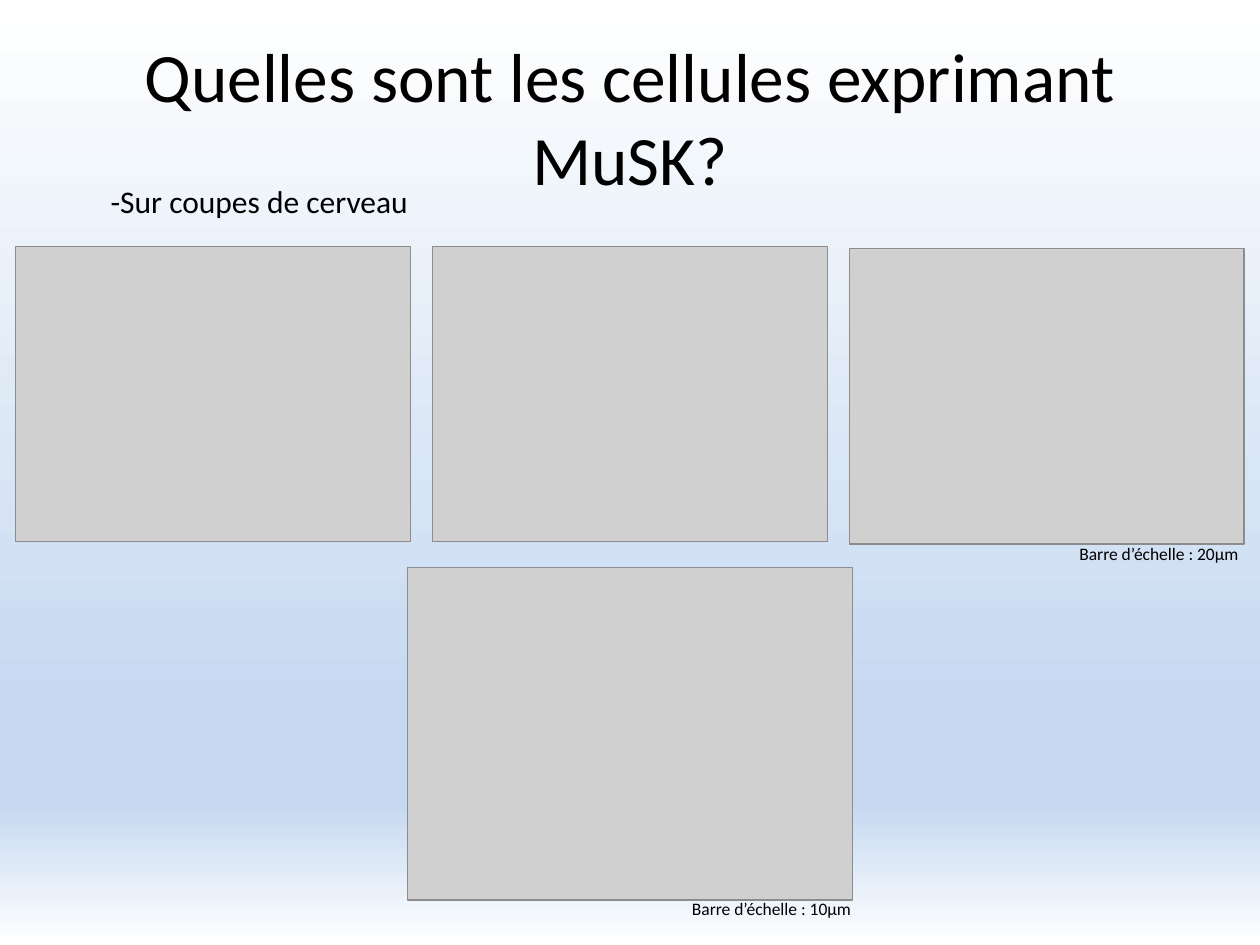
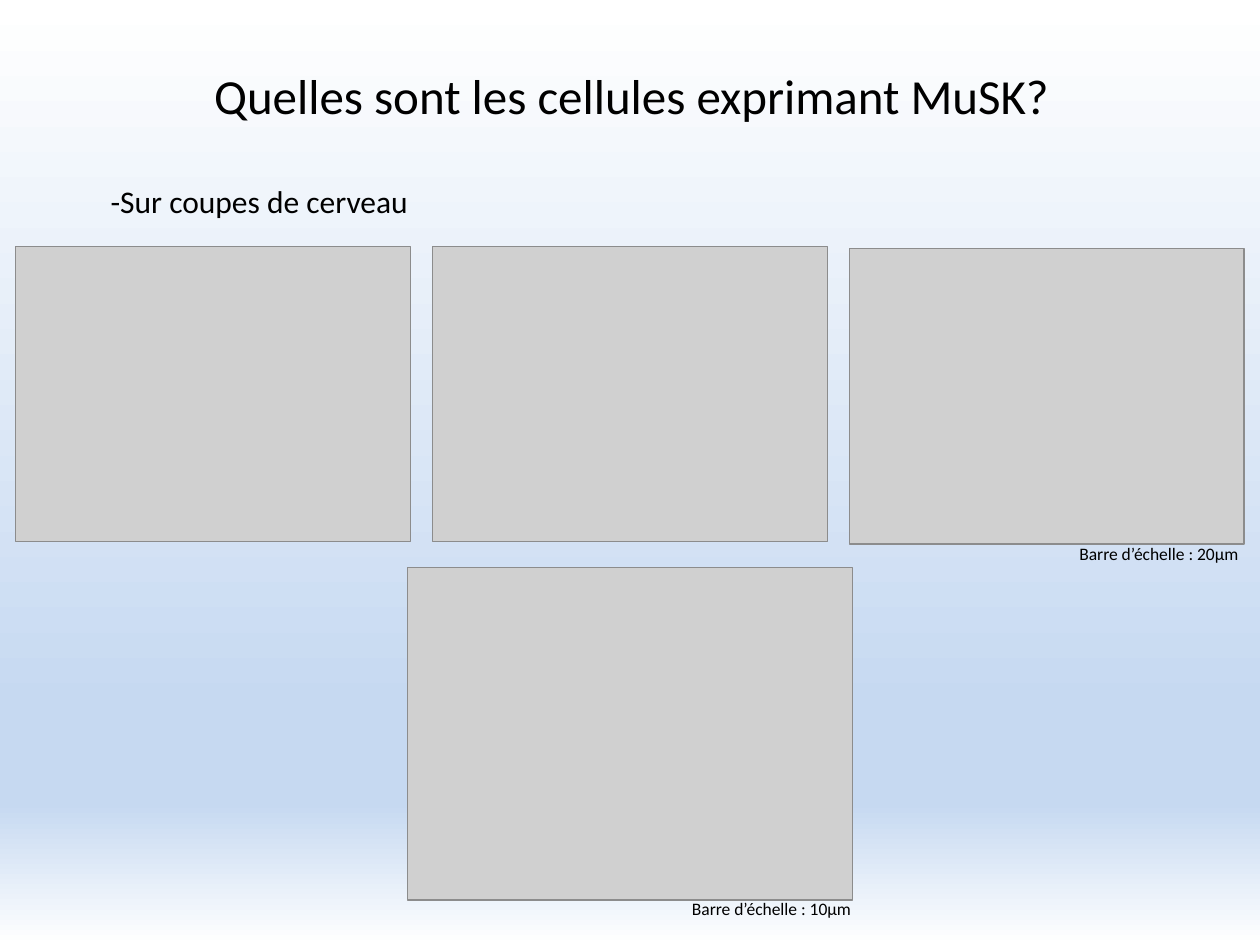
Before and after one commit to FlorentKl/rapport-m2, a slide deck: slide 10 of Présentation Oral.pptx. Drawn at 1260x945 pixels with LibreOffice and Linux fonts; fonts in the diff are those of the drawing; grey boxes stand for pictures. Boxes give left, top, right and bottom in pixels: in the first picture for what was removed or moved away, otherwise in the second. Text is boxed around its words. In the diff, an @@ line names an element or a change of style, - is before the commit and + after.

```diff
--- a/Présentation Oral.pptx
+++ b/Présentation Oral.pptx
@@ title "Quelles sont les cellules exprimant ...": place and size @@
-title "Quelles sont les cellules exprimant ..." at (145,54,1114,186)
+title "Quelles sont les cellules exprimant ..." at (214,80,1049,122)
@@ title "Quelles sont les cellules exprimant ..." at (214,80,1049,122): size 39.6 to 28 pt @@
```
Also in this commit, not shown: 9 other slides changed.
